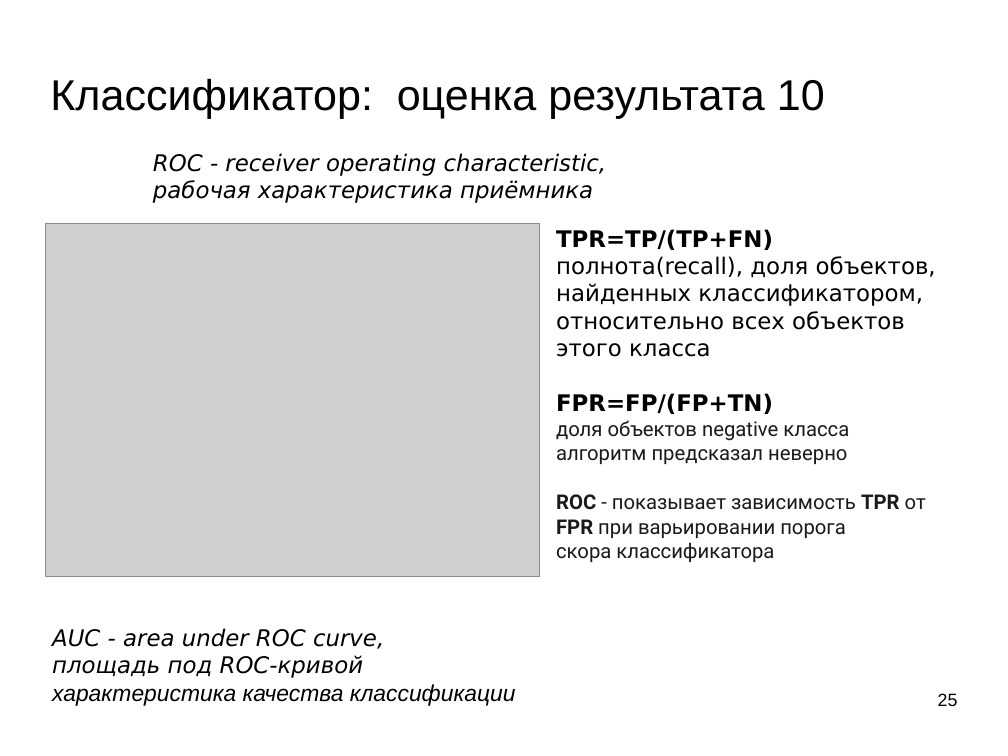
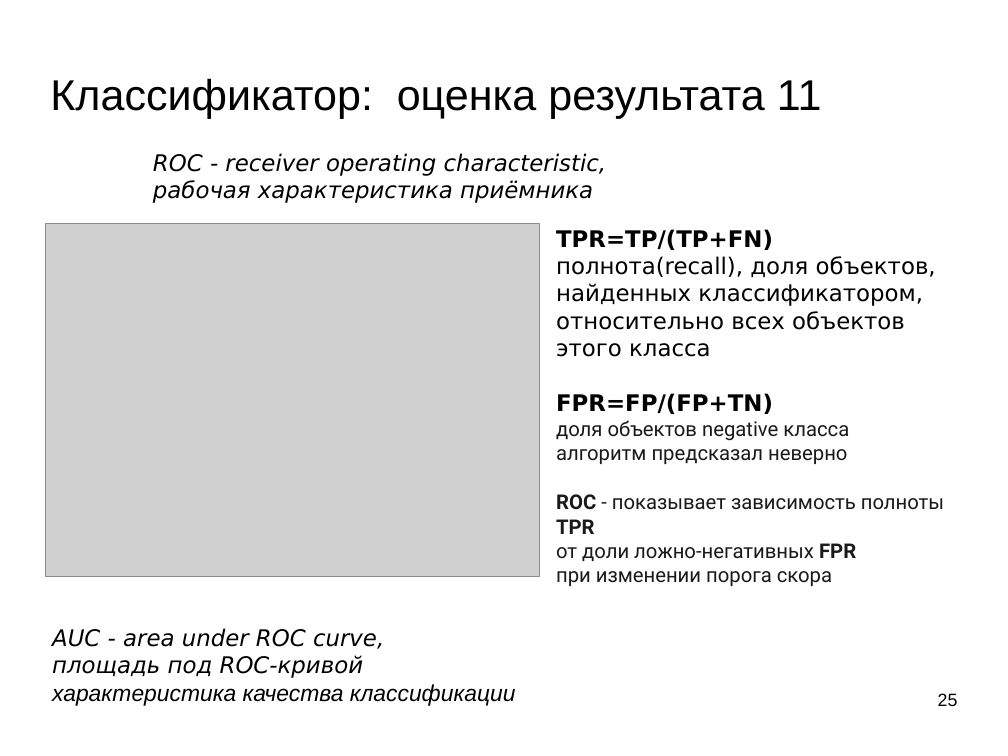
Before and after one commit to mechanoid5/ml_lectorium_legacy, a slide deck: slide 25 of 03-log-regression.odp. Drawn at 1008x756 pixels with LibreOffice and Linux fonts; fonts in the diff are those of the drawing; grey boxes stand for pictures; background and template pictures are left out. Boxes give left, top, right and bottom in pixels: in the first picture for what was removed or moved away, otherwise in the second. Text is boxed around its words. In the diff, an @@ line names an element or a change of style, - is before the commit and + after.

```diff
--- a/03-log-regression.odp
+++ b/03-log-regression.odp
@@ title at (50, 78, 822, 118): text changed @@
-Классификатор: оценка результата 10
+Классификатор: оценка результата 11
@@ text at (556, 494, 944, 586): text changed @@
-ROC - показывает зависимость TPR от FPR при варьировании порога
-скора классификатора
+ROC - показывает зависимость полноты TPR
+от доли ложно-негативных FPR
+при изменении порога скора
```
Also in this commit, not shown: 8 other slides changed.
